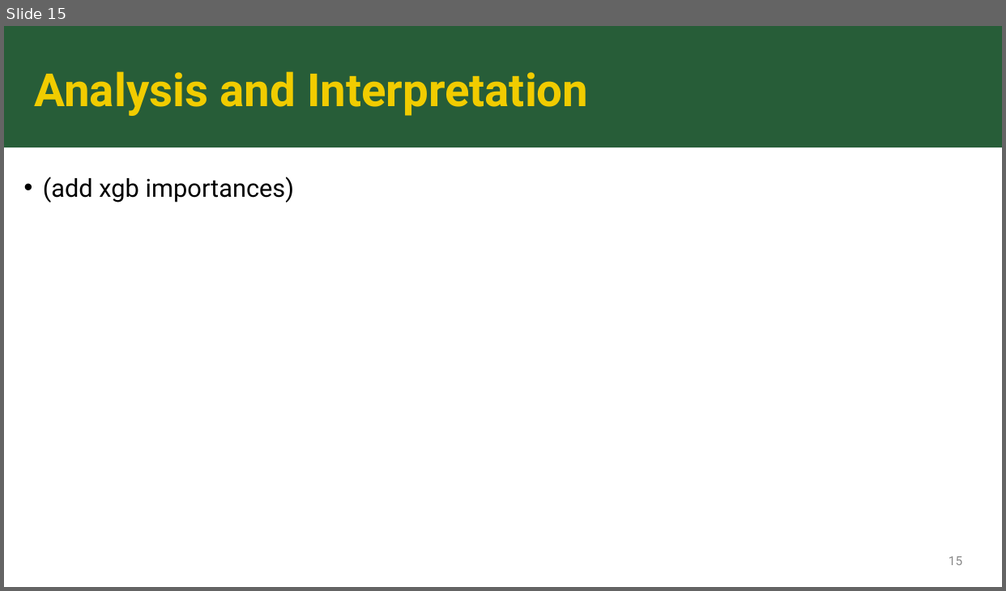
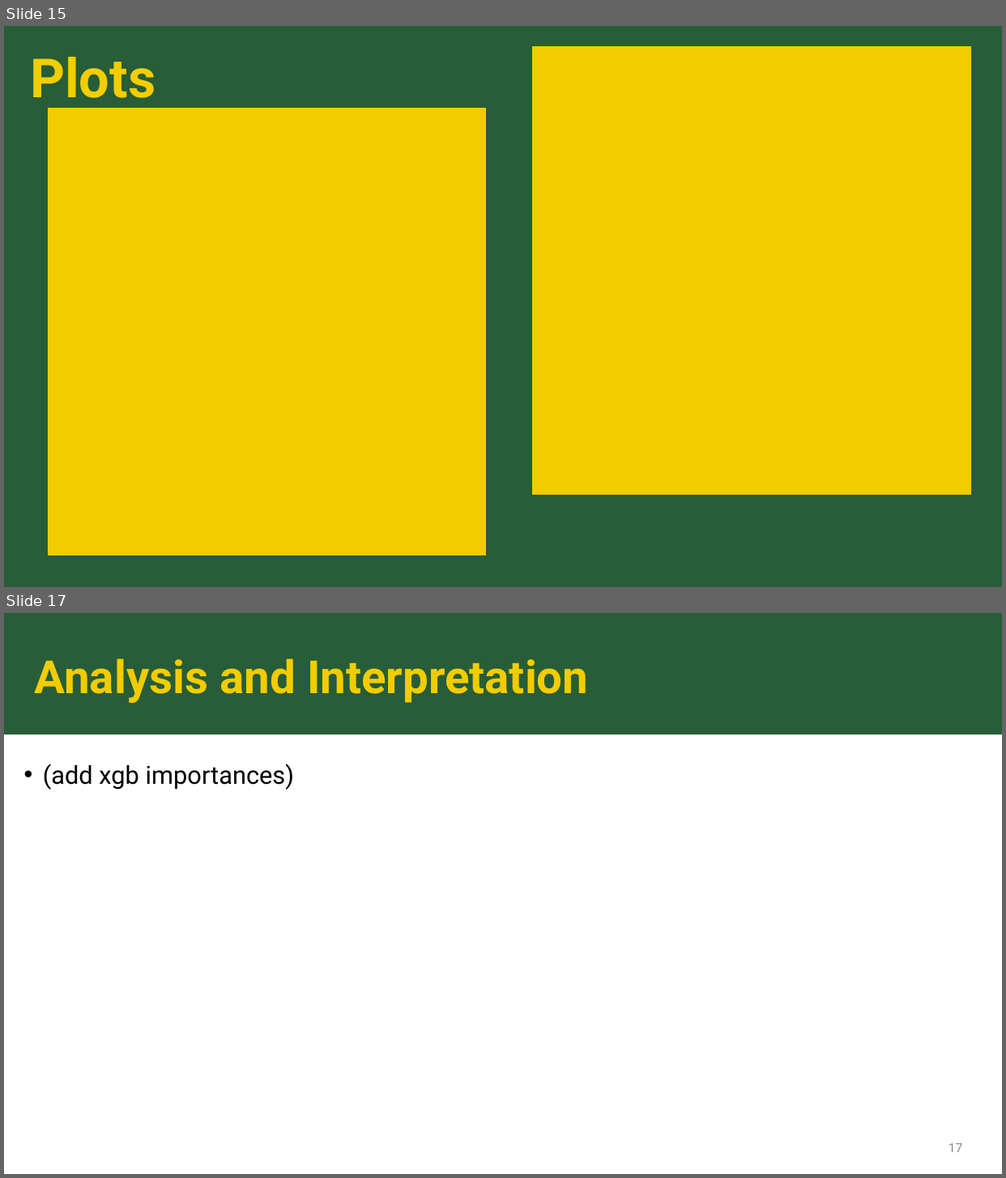
Before and after one commit to sk2003hw/Airline_Delay_and_Cancellation_Analysis, a slide deck: MATH 509_Project Presentation_Draft.pptx. Shown one above the other, each under a label of ours: slide 15 before the commit, slides 15 and 17 after it; the slides between them are not shown. The pictures are 1006x591 and 1006x1178 pixels, drawn with LibreOffice and Linux fonts; fonts in the diff are those of the drawing; background and template pictures are left out. Boxes give left, top, right and bottom in pixels: in the first picture for what was removed or moved away, otherwise in the second. Text is boxed around its words. In the diff, an @@ line names an element or a change of style, - is before the commit and + after.

```diff
--- a/MATH 509_Project Presentation_Draft.pptx
+++ b/MATH 509_Project Presentation_Draft.pptx
@@ slide 15 added at [4, 26, 1002, 587], background #275D37 @@
@@ freeform shape added at [533, 46, 971, 495], fill #F1CC00 @@
@@ title added at [30, 57, 155, 111], 52 pt, text #F2CD00, bold @@
+Plots
@@ freeform shape added at [48, 108, 486, 556], fill #F1CC00 @@
@@ what was slide 15 is now slide 17 @@
@@ page number at [948, 1144, 962, 1152]: text changed @@
-15
+17
```
Also in this commit, not shown: 9 slides changed, 5 other slides added, 4 slides removed.
